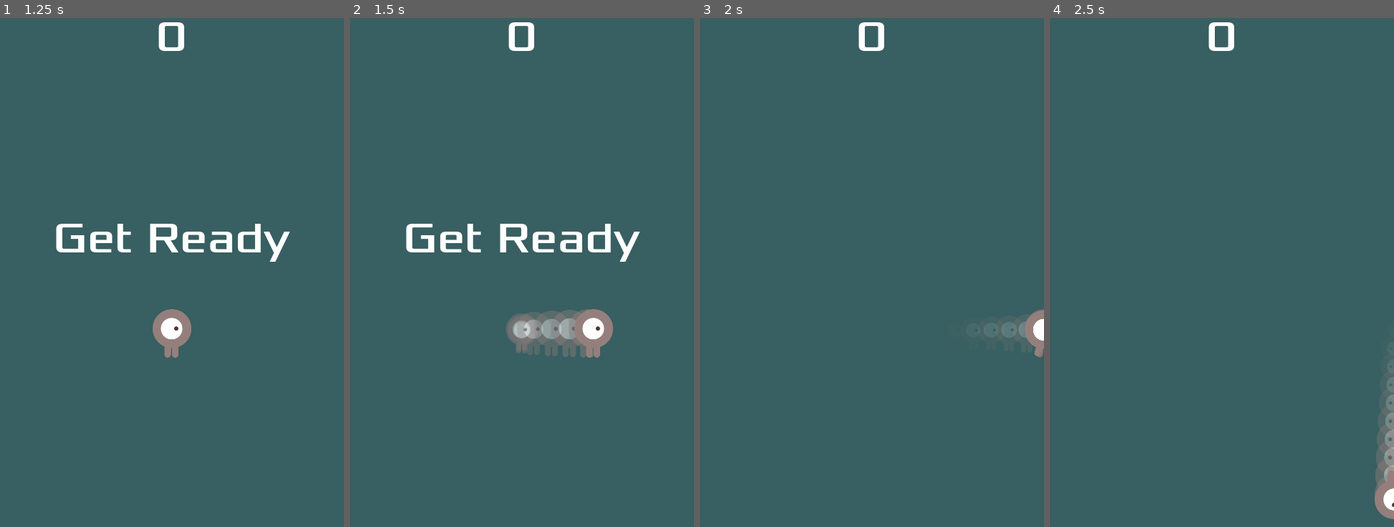
Above: before the commit, frames 1-4 (left to right).
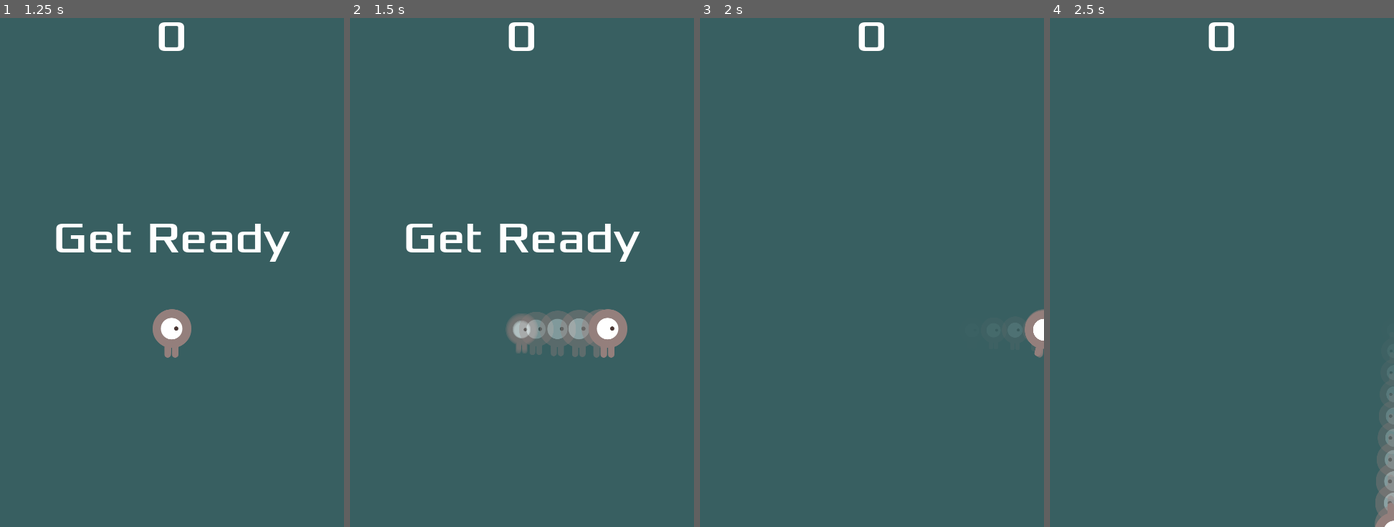
Above: after the commit, the same moments.

Repository: itcOnlineGaming/GA_2026_Ryan_Jad
Game: Godot game, scene res://main.tscn
Same seed, same stepped clock (60 frames per second), same inputs: the game is played once before the commit and once after it.
Inputs:
- Up to frame 1 (1.25 s): click "Start" at 0.5 s
- Up to frame 2 (1.5 s): tap Enter at 1.25 s; hold D (move_right) from 1.28 s (still down)
- Up to frame 3 (2 s): keep holding D (move_right)
- Up to frame 4 (2.5 s): release D (move_right) at 2.03 s; hold S (move_down) from 2.03 s (still down)

Frame 1 is identical in both runs. In frame 2, 1.5% of the frame differs, in the area x 50-81%, y 57-67%; in frame 3, less than 0.1%; in frame 4, 0.6%.

Commit message:
Changed to using coin flip between 2 different speeds instead of increment

Diff:
--- a/main.gd
+++ b/main.gd
@@ -26,8 +26,8 @@
 	score = 0
 	round_number += 1
 
-	# Increment player speed
-	$Player.increase_speed()
+	# Randomize player speed (coin toss between 600 and 400)
+	$Player.randomize_speed()
 	current_speed = $Player.speed
 
 	$Player.start($StartPosition.position)
--- a/player.gd
+++ b/player.gd
@@ -3,18 +3,16 @@
 signal hit
 
 @export var speed = 400 # How fast the player will move (pixels/sec).
-@export var speed_increment = 100 # Speed increase per round
-var base_speed = 400 # Store the base speed
 var screen_size # Size of the game window.
 
 func _ready():
 	screen_size = get_viewport_rect().size
-	base_speed = speed
 	hide()
 
 
-func increase_speed():
-	speed += speed_increment
+func randomize_speed():
+	# Coin toss: 50% chance for 600, 50% chance for 400
+	speed = 600 if randf() < 0.5 else 400
 
 
 func _process(delta):
